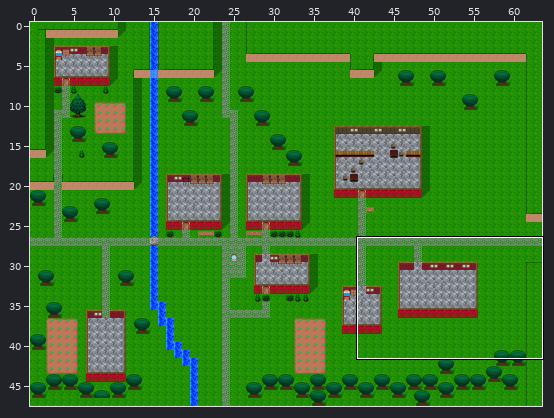
Level history. Tiled map (JSON): maps/falldale2.json. Above: a wide view before the commit, with the close-up outlined.
Close-up. Before the commit:
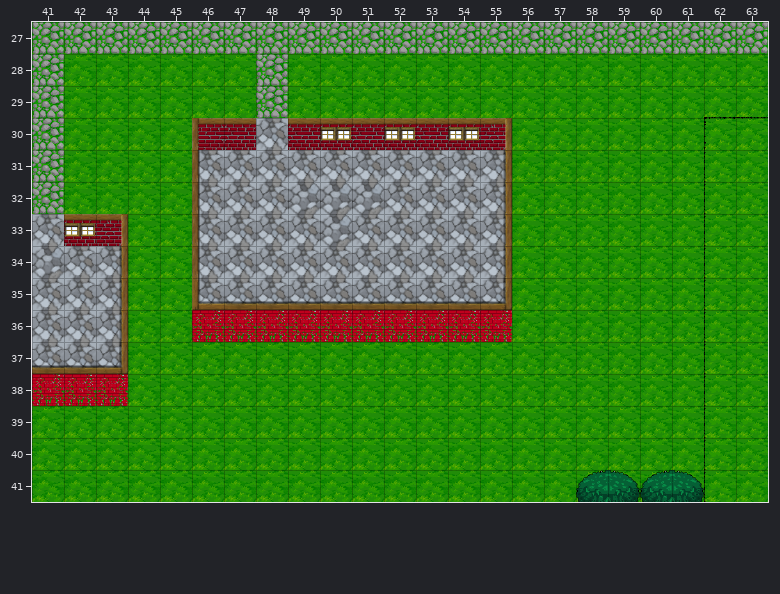
Cells are 50x50 px. Shown: x 41..63, y 27..41. The commit also changed other parts of the map, which this record leaves out.
After:
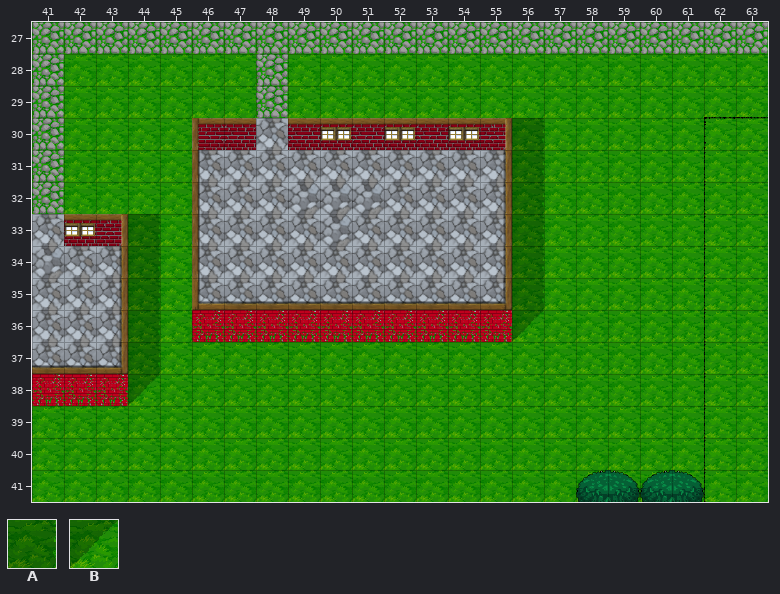
Key: from "tiles": A 72 "cliffFullShadow", B 76 "cliffShadow".
_ is an empty cell.
From old to new:
Layer "Background Overlay":
The edit adds tile A in rows 30 to 32 at x 56; in rows 33 to 35 at x 44 and 56; in rows 36 to 37 at x 44.
The edit adds tile B in row 36 at x 56; in row 38 at x 44.
